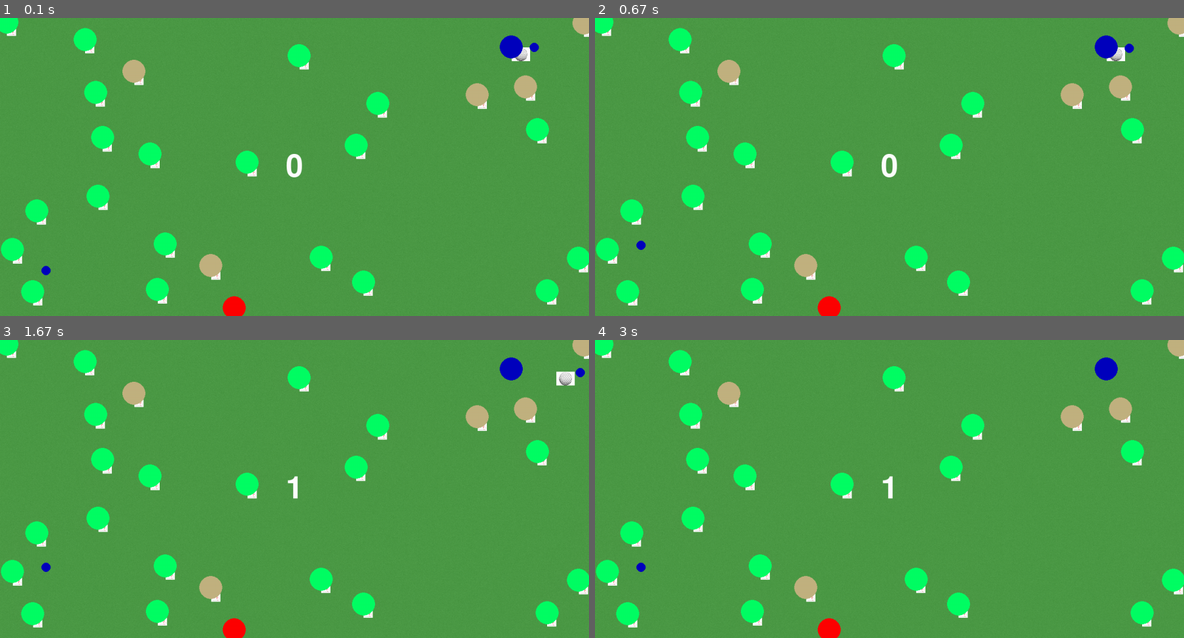
Above: before the commit, frames 1-4 (two rows, left to right).
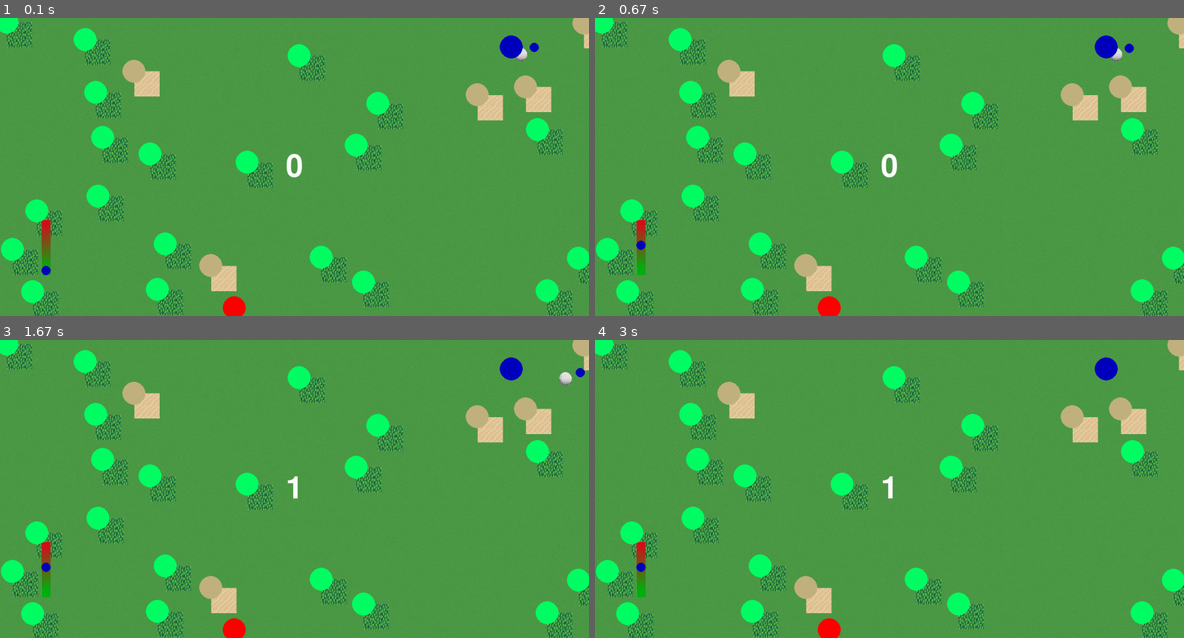
Above: after the commit, the same moments.

Repository: bluesun-pixel/projet-pygame
Game: pygame game, started from main.py
Two runs of this game, one before a commit and one after it. Both use one fixed random seed, a clock stepped at 60 frames per second and the inputs below.
Inputs:
- Up to frame 1 (0.1 s): no input
- Up to frame 2 (0.67 s): tap Space at 0.33 s
- Up to frame 3 (1.67 s): tap Space at 0.73, 1.03, 1.23 s
- Up to frame 4 (3 s): no input

The runs differ from the first frame. In frame 1, 5.1% of the frame differs, in the area x 1-100%, y 1-100%; in frame 2, 5.1%; in frame 3, 5.1%; in frame 4, 5.0%.

Commit message:
ajouter sprite

Diff:
--- a/main.py
+++ b/main.py
@@ -113,8 +113,8 @@
 class Obstacles(pygame.sprite.Sprite):
     def __init__(self, pos_x, pos_y, liste_des_sprites):
         super().__init__()  # Appel obligatoire
-        self.image = pygame.image.load("Images/img.png").convert_alpha()
-        self.image = pygame.transform.scale(self.image, [20, 30])
+        self.image = pygame.image.load("Images/sable_image.png").convert_alpha()
+        self.image = pygame.transform.scale(self.image, [55, 55])
         self.rect = self.image.get_rect()
         self.rect.x = pos_x
         self.rect.y = pos_y
@@ -130,6 +130,8 @@
 class Arbre(Obstacles):
     def __init__(self, pos_x, pos_y, liste_des_sprites):
         super().__init__(pos_x, pos_y, liste_des_sprites)
+        self.image = pygame.image.load("Images/arbre.jpg").convert_alpha()
+        self.image = pygame.transform.scale(self.image, [55, 55])
         # ajouter_sprite(self.nom_image, pos_x, pos_y)
 
     # Override de la fonction collision() du parent
@@ -163,6 +165,12 @@
             self.vitesse *= self.frottement
         else:
             self.vitesse = 0
+
+#ajout de la barre qui nous indique la puissance
+image_puissance = pygame.image.load("Images/barre_puissance.jpg").convert_alpha()
+image_puissance = pygame.transform.scale(image_puissance, [20, 120])
+position_barre = (90, 440)
+
 
 
 # </editor-fold>
@@ -259,7 +267,6 @@
 
 balle_sprite.rect = balle_sprite.image.get_rect()
 obstacles = liste_arbres + liste_bunkers
-
 # <editor-fold desc="Boucle de jeu">
 while continuer:
     fenetre.fill((0, 0, 0))
@@ -272,6 +279,8 @@
     balle_sprite.rect.y = balle_golf.balle_y
 
     balle_golf.deplacer_balle()
+
+    fenetre.blit(image_puissance, position_barre)
 
     for arbre in liste_arbres:
         pygame.draw.circle(fenetre, (0, 255, 100), (int(arbre.pos_x), int(arbre.pos_y)), 25)
@@ -284,13 +293,15 @@
         print("Collision detecté")
         print([(x.rect.x, x.rect.y) for x in hit_list])
         if type(hit_list[0]) == Arbre:
-            if hit_list[0].rect.x <= balle_golf.balle_x <= hit_list[0].rect.x + 30:
+            if hit_list[0].rect.x <= balle_golf.balle_x <= hit_list[0].rect.x + 55:
+                balle_golf.balle_y += 1
                 balle_golf.direction[1] = -balle_golf.direction[1]
-            if hit_list[0].rect.y <= balle_golf.balle_y <= hit_list[0].rect.y + 20:
+            if hit_list[0].rect.y <= balle_golf.balle_y <= hit_list[0].rect.y + 55:
+                balle_golf.balle_x += 1
                 balle_golf.direction[0] = -balle_golf.direction[0]
             print("C'est un arbre !")
         if type(hit_list[0]) == Bunker:
-            balle_golf.frottement = 0.6
+            balle_golf.frottement = 0.7
             print("C'est un bunker !")
 
     match game_state:
Binary file added: Images/arbre.jpg
Binary file changed: Images/balle.png
Binary file added: Images/barre_puissance.jpg
Binary file added: Images/sable_image.png
